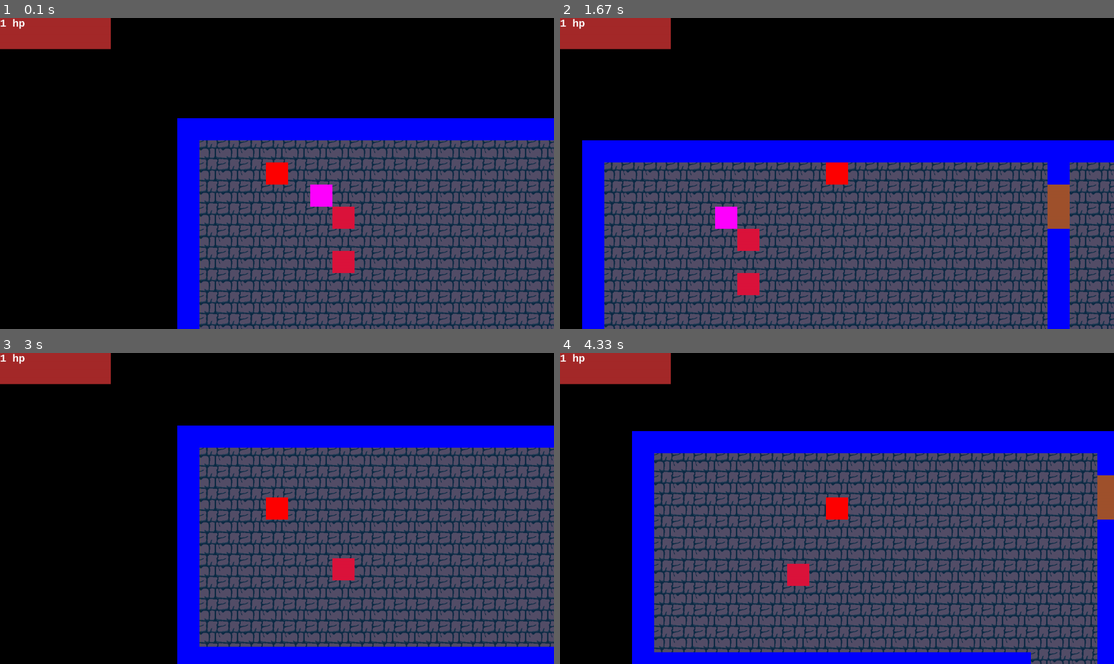
Above: before the commit, frames 1-4 (two rows, left to right).
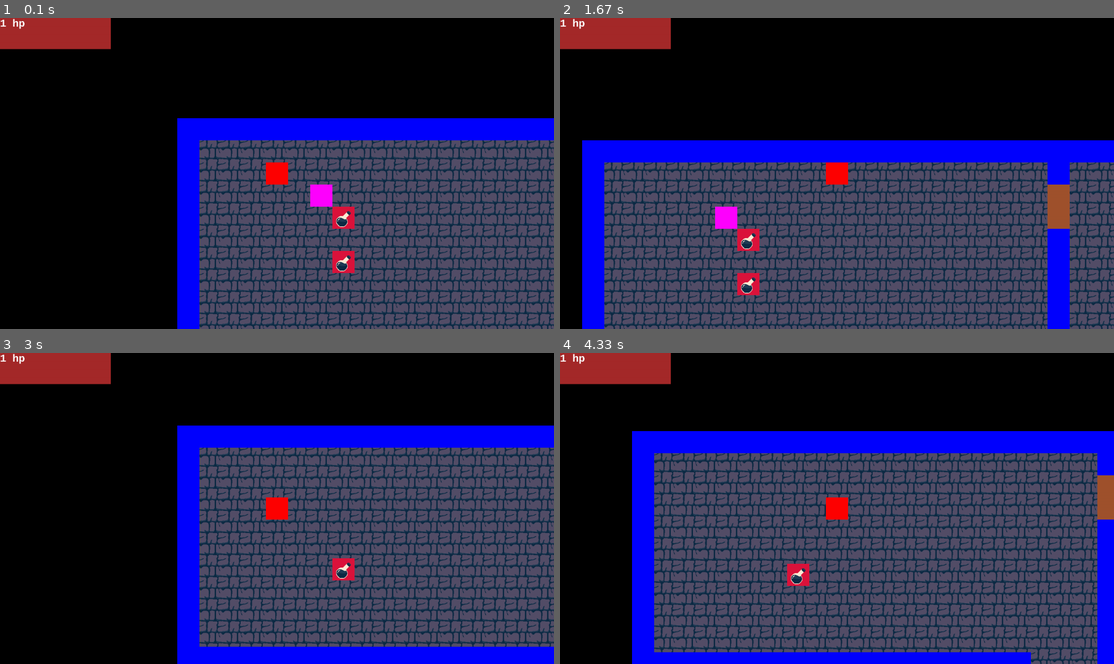
Above: after the commit, the same moments.

Repository: benedekhalaj/pygame-roguelike
Game: pygame game, started from play.py
Same seed, same stepped clock (60 frames per second), same inputs: the game is played once before the commit and once after it.
Inputs:
- Up to frame 1 (0.1 s): no input
- Up to frame 2 (1.67 s): hold Right 0.33-0.8 s; hold Up 0.83-1.13 s; hold Right 1.17-1.63 s
- Up to frame 3 (3 s): hold Left 1.67-2.2 s; hold Down 2.23-2.53 s; hold Left 2.57-2.97 s
- Up to frame 4 (4.33 s): hold Up 3-3.37 s; hold Right 3.4-4.03 s; hold Down from 4.07 s (still down)

The runs differ from the first frame. In frame 1, 0.2% of the frame differs, in the area x 60-64%, y 62-82%; in frame 2, 0.2%; in frame 3, less than 0.1%; in frame 4, less than 0.1%.

Commit message:
Global: Integrate potion texture

Diff:
--- a/model/item/item.py
+++ b/model/item/item.py
@@ -24,7 +24,7 @@
     def __init__(self, position: tuple, colors: dict):
         self.type = 'health_potion'
         self.rect = pygame.Rect(position[0], position[1], position[2], position[3])
-        self.texture = None
+        self.texture = pygame.image.load('model/map/textures/items/potion.png')
         self.color = colors.CRIMSON
         self.visible = True
 
--- a/view/view.py
+++ b/view/view.py
@@ -42,10 +42,10 @@
         for object in objects:
             if object.visible:
                 position = (object.rect.x, object.rect.y, object.rect.width, object.rect.height)
+                pygame.draw.rect(window, object.color, position)
                 if object.texture is not None:
                     window.blit(object.texture, (object.rect.x, object.rect.y))
-                else:
-                    pygame.draw.rect(window, object.color, position)
+                # else:
 
 
 def display_player_sword(window, objects):
Renamed: textures/items/potion.png -> model/map/textures/items/potion.png
